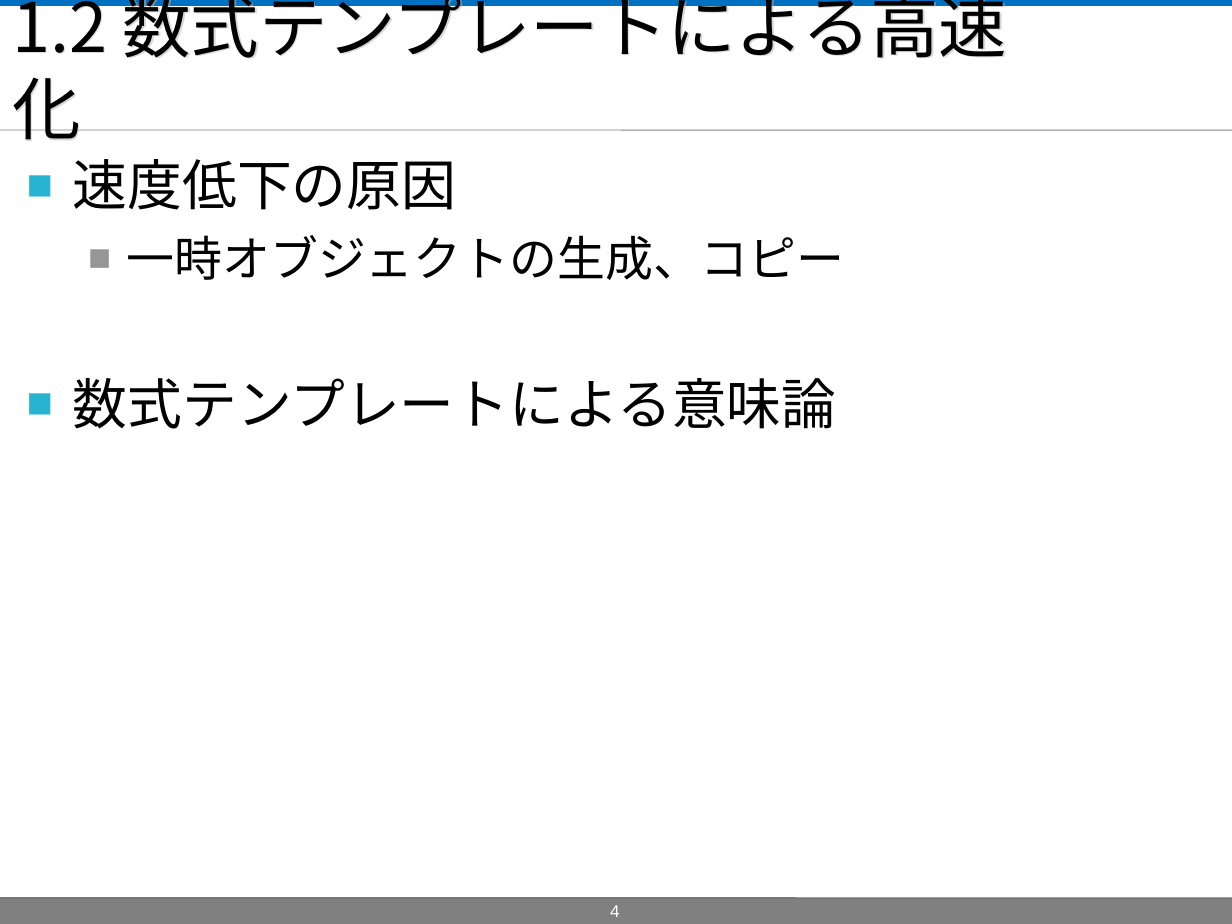
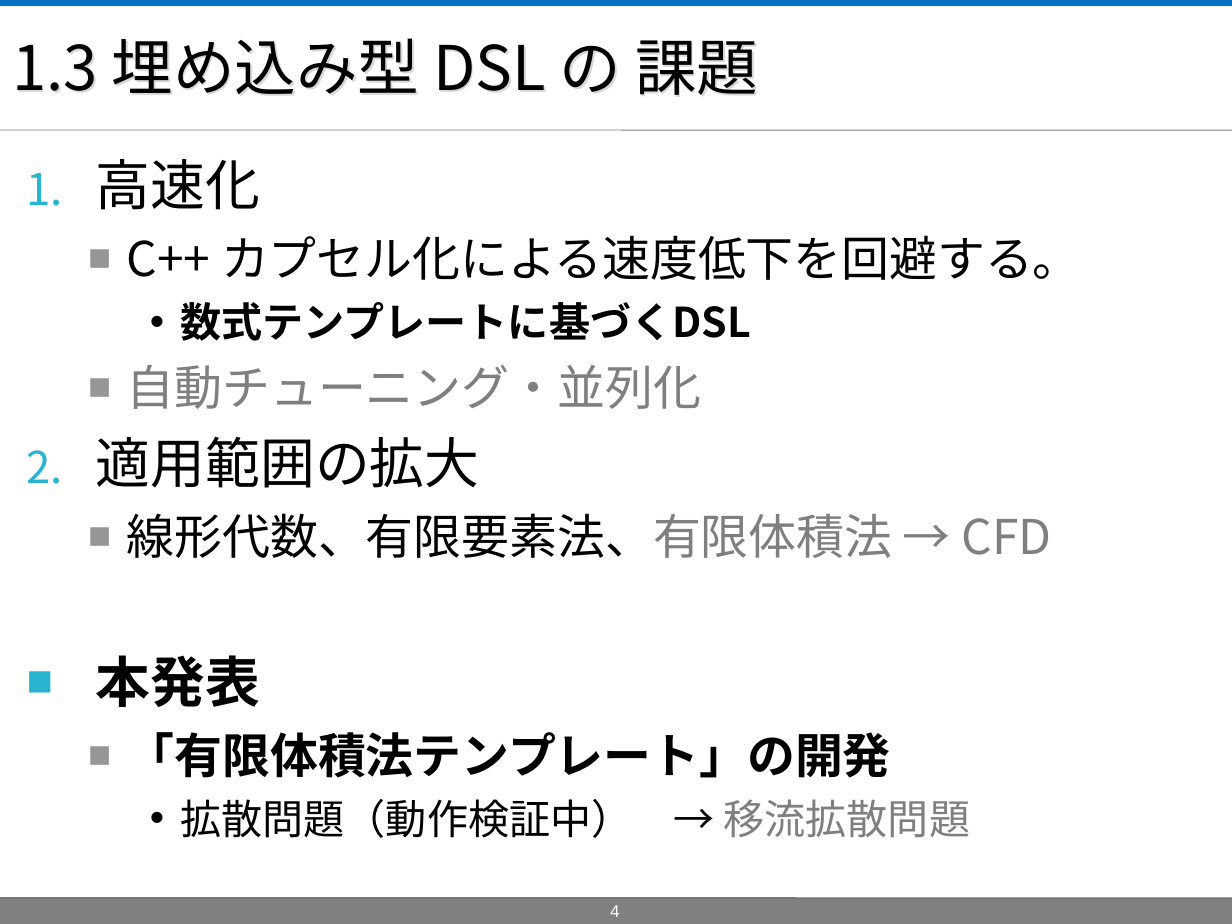
Before and after one commit to masa-ito/ProtoToPoisson, a slide deck: slide 4 of doc/第57回プログラミング・シンポジウム/presentationAtJaxaOn10Dec2015/ProtoFVM_PresentationAtJaxaOn10Dec2015.ppt. Drawn at 1232x924 pixels with LibreOffice and Linux fonts; fonts in the diff are those of the drawing; background and template pictures are left out. Boxes give left, top, right and bottom in pixels: in the first picture for what was removed or moved away, otherwise in the second. Text is boxed around its words. In the diff, an @@ line names an element or a change of style, - is before the commit and + after.

Commit message:
20151210

```diff
--- a/doc/第57回プログラミング・シンポジウム/presentationAtJaxaOn10Dec2015/ProtoFVM_PresentationAtJaxaOn10Dec2015.ppt
+++ b/doc/第57回プログラミング・シンポジウム/presentationAtJaxaOn10Dec2015/ProtoFVM_PresentationAtJaxaOn10Dec2015.ppt
@@ title at [12, 38, 758, 95]: text changed; size 40 to 36 pt @@
-1.2 数式テンプレートによる高速化
+1.3 埋め込み型 DSL の 課題
@@ text at [96, 159, 1081, 838]: text changed; size 32 to 28 pt; font Arial to Noto Sans CJK JP @@
-■ 速度低下の原因
-  ■ 一時オブジェクトの生成、コピー
-■ 数式テンプレートによる意味論
+1. 高速化
+  ■ C++ カプセル化による速度低下を回避する。
+    • 数式テンプレートに基づくDSL
+  ■ 自動チューニング・並列化
+2. 適用範囲の拡大
+  ■ 線形代数、有限要素法、有限体積法 → CFD
+■ 本発表
+  ■ 「有限体積法テンプレート」の開発
+    • 拡散問題（動作検証中） → 移流拡散問題
```
Also in this commit, not shown: 3 other slides changed, 15 slides added, 3 slides removed.
